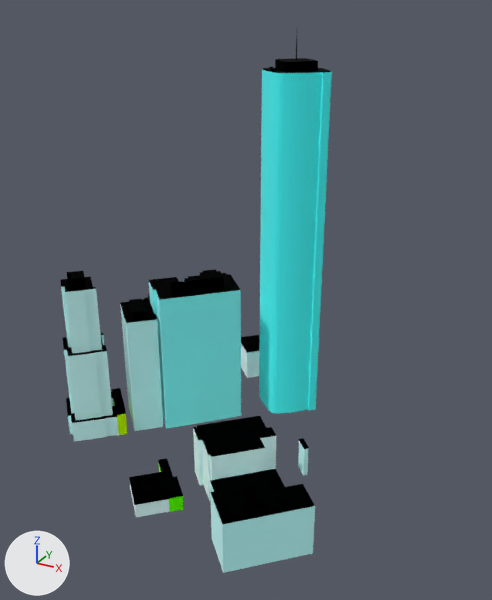
What one commit did to the glTF model web/public/assets/cities/sanfrancisco/tiles/3_0.bld.glb.
Camera for both pictures: a 50 mm lens placed at (1191.0, -355.0, 361.0), pointed at (933.0, 114.0, 127.0). Lighting does not change. The marker at lower left points along +X, +Y and +Z. The older version comes first. Vertices at exactly the same position are counted once.

Objects in the first picture: '3_0'.
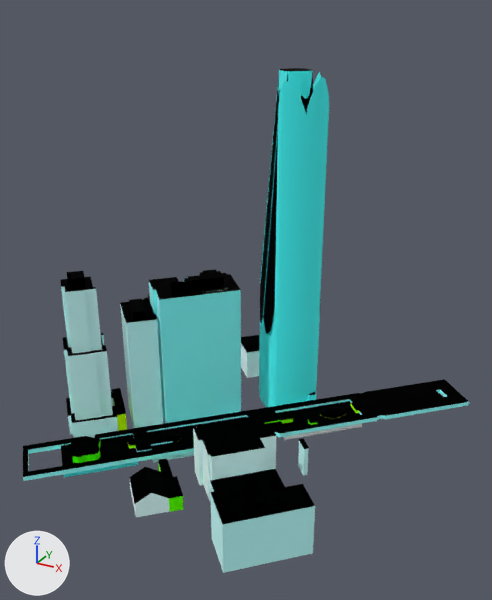
The change, as a diff of the scene's bpy script:
```diff
--- a/web/public/assets/cities/sanfrancisco/tiles/3_0.bld.glb.py
+++ b/web/public/assets/cities/sanfrancisco/tiles/3_0.bld.glb.py
@@ me_3_0 @@
 # used by ob_3_0; location = (901.6, 118.1, 160.4); scale = (180.0, 180.0, 180.0)
-me_3_0.from_pydata(...)  # 1077 vertices, 1476 faces; spans x -0.8..0.8, y -0.86..0.86, z -1.0..1.0
+me_3_0.from_pydata(...)  # 2391 vertices, 3617 faces; spans x -1.0..1.0, y -0.96..0.96, z -0.94..0.94
+# me_3_0 part 1: the loose piece of 12 vertices spanning x -0.62..-0.41, y -0.3..-0.08, z -0.99..-0.86 is moved by (-0.19, -0.07, 0.06)
+# me_3_0 part 2: the loose piece of 72 vertices spanning x -0.8..-0.44, y -0.46..-0.12, z -0.99..-0.17 is scaled about its middle by 1.04, then moved by (-0.19, -0.08, 0.08)
+# me_3_0 part 3: the loose piece of 44 vertices spanning x -0.46..0.03, y -0.12..0.35, z -1.0..-0.24 is scaled about its middle by 1.04, then moved by (-0.18, -0.06, 0.07)
+# me_3_0 part 4: the loose piece of 16 vertices spanning x -0.69..-0.56, y -0.35..-0.24, z -0.17..-0.12 is scaled about its middle by (0.395, 0.528, 1.73), then moved by (0.18, -0.2, -0.75)
+# me_3_0 part 5: the loose piece of 76 vertices spanning x -0.01..0.37, y 0.29..0.65, z -1.0..0.81 is rebuilt with 571 vertices and now spans x -0.18..0.21, y 0.24..0.6, z -0.94..0.94
+# me_3_0 part 6: 50 loose pieces with 500 vertices, spanning x -0.72..0.66, y -0.77..0.86, z -1.0..1.0, are deleted
+# me_3_0 part 7: 50 vertices removed from x -0.57..-0.29, y -0.23..0.06, z -1.0..-0.35; 1273 vertices added at x -0.93..1.0, y -0.96..0.96, z -0.94..-0.15
+# other edits to the shape of me_3_0 do not show in these pictures
 me_3_0.materials.append(mat_facade)
@@ ob_3_0 @@
 ob_3_0 = bpy.data.objects.new('3_0', me_3_0)
-ob_3_0.location = (901.6, 118.1, 160.4)
-ob_3_0.scale = (180.0, 180.0, 180.0)
+ob_3_0.location = (931.1, 129.6, 143.7)
+ob_3_0.scale = (174.0, 174.0, 174.0)
```

Location of each change, [x1, y1, x2, y2] in pixels of the pictures (492 x 600 px; the box of a moved part takes in the faces that stretch with it):
'3_0', reshaped, moved, rescaled (64% wider)
    before: [60, 39, 332, 573]
    after: [23, 68, 469, 573]
part 1 of me_3_0, moved or reshaped
    before: [113, 399, 127, 435]
    after: [113, 399, 127, 431]
part 2 of me_3_0, moved or reshaped
    before: [60, 277, 119, 442]
    after: [60, 277, 118, 438]
part 3 of me_3_0, moved or reshaped
    before: [149, 273, 241, 429]
    after: [149, 273, 241, 423]
part 4 of me_3_0, moved or reshaped
    before: [67, 271, 86, 289]
    after: [128, 439, 136, 449]
part 5 of me_3_0, rebuilt
    before: [259, 68, 332, 413]
    after: [259, 68, 329, 407]
part 6 of me_3_0, deleted
    before: [129, 39, 318, 517]
part 7 of me_3_0, built on
    before: [120, 299, 163, 431]
    after: [23, 278, 469, 517]
